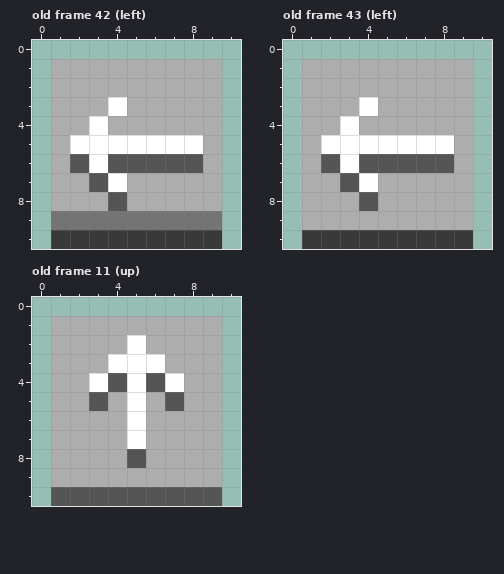
Pixel-art file: assets/aseprite_files/arrow.ase. Above: the version before the commit.
11x11 pixels, 44 frames. Colours within 5 levels of each other are drawn and written as one. Shown: old frame 42 (left), old frame 43 (left), old frame 11 (up). The commit also changed other frames, which this record leaves out.
Now the later version:
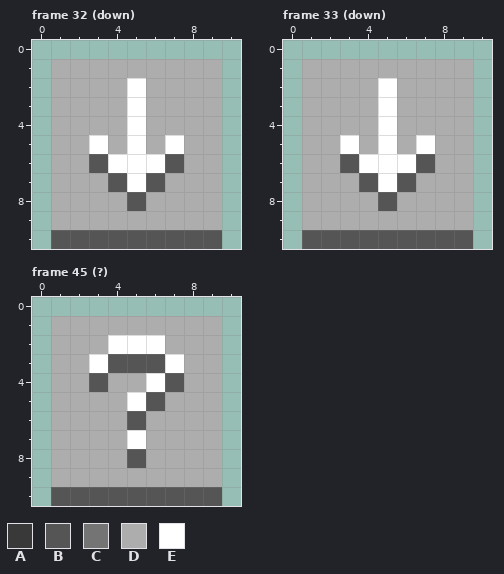
Palette (. is transparent): A #393939  B #555555  C #747474  D #adadad  E #ffffff
A new or re-ordered frame is compared with the old frame closest to it.
Edits made:
{"change": "frames 44 -> 45"}
{"change": "layer \"Layer 2\" now hidden"}
{"where": "frame 32 (down) against old frame 42 (left)"}
{"frame":32,"y":2,"x":5,"old":"D","new":"E"}
{"frame":32,"y":3,"x":4,"old":"ED","new":"DE"}
{"frame":32,"y":4,"x":3,"old":"E","new":"D"}
{"frame":32,"y":4,"x":5,"old":"D","new":"E"}
{"frame":32,"y":5,"x":2,"old":"E","new":"D"}
{"frame":32,"y":5,"x":4,"old":"E","new":"D"}
{"frame":32,"y":5,"x":6,"old":"E","new":"D"}
{"frame":32,"y":5,"x":8,"old":"E","new":"D"}
{"frame":32,"y":6,"x":2,"old":"BEBBB","new":"DBEEE"}
{"frame":32,"y":6,"x":8,"old":"B","new":"D"}
{"frame":32,"y":7,"x":3,"old":"BEDD","new":"DBEB"}
{"frame":32,"y":8,"x":4,"old":"BD","new":"DB"}
{"frame":32,"y":9,"x":1,"old":"CCCCCCCCC","new":"DDDDDDDDD"}
{"frame":32,"y":10,"x":1,"old":"AAAAAAAAA","new":"BBBBBBBBB"}
{"where": "frame 33 (down) against old frame 43 (left)"}
{"frame":33,"y":2,"x":5,"old":"D","new":"E"}
{"frame":33,"y":3,"x":4,"old":"ED","new":"DE"}
{"frame":33,"y":4,"x":3,"old":"E","new":"D"}
{"frame":33,"y":4,"x":5,"old":"D","new":"E"}
{"frame":33,"y":5,"x":2,"old":"E","new":"D"}
{"frame":33,"y":5,"x":4,"old":"E","new":"D"}
{"frame":33,"y":5,"x":6,"old":"E","new":"D"}
{"frame":33,"y":5,"x":8,"old":"E","new":"D"}
{"frame":33,"y":6,"x":2,"old":"BEBBB","new":"DBEEE"}
{"frame":33,"y":6,"x":8,"old":"B","new":"D"}
{"frame":33,"y":7,"x":3,"old":"BEDD","new":"DBEB"}
{"frame":33,"y":8,"x":4,"old":"BD","new":"DB"}
{"frame":33,"y":10,"x":1,"old":"AAAAAAAAA","new":"BBBBBBBBB"}
{"where": "frame 45 (?) is new; against old frame 11 (up), layer \"Layer 1\""}
{"frame":45,"y":2,"x":4,"old":"D","new":"E"}
{"frame":45,"y":2,"x":6,"old":"D","new":"E"}
{"frame":45,"y":3,"x":3,"old":"DEEED","new":"EBBBE"}
{"frame":45,"y":4,"x":3,"old":"EBEBE","new":"BDDEB"}
{"frame":45,"y":5,"x":3,"old":"B","new":"D"}
{"frame":45,"y":5,"x":6,"old":"DB","new":"BD"}
{"frame":45,"y":6,"x":5,"old":"E","new":"B"}
{"label":"changed","picture_box":[51,78,222,249]}
{"label":"changed","picture_box":[302,78,473,249]}
{"label":"changed","picture_box":[89,335,184,430]}
